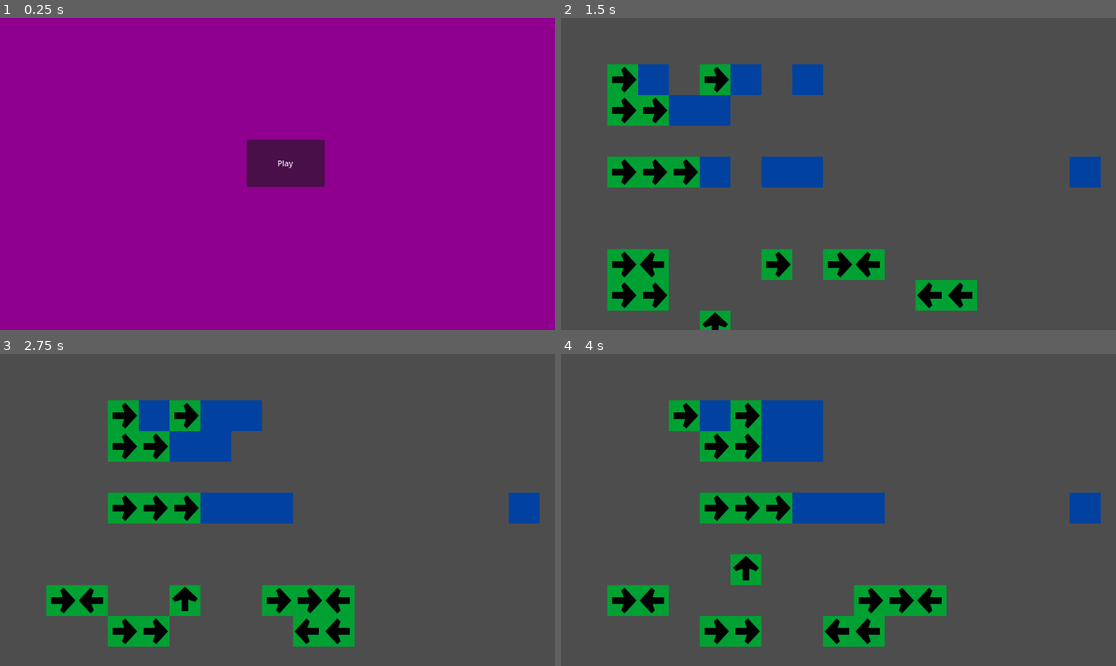
Above: before the commit, frames 1-4 (two rows, left to right).
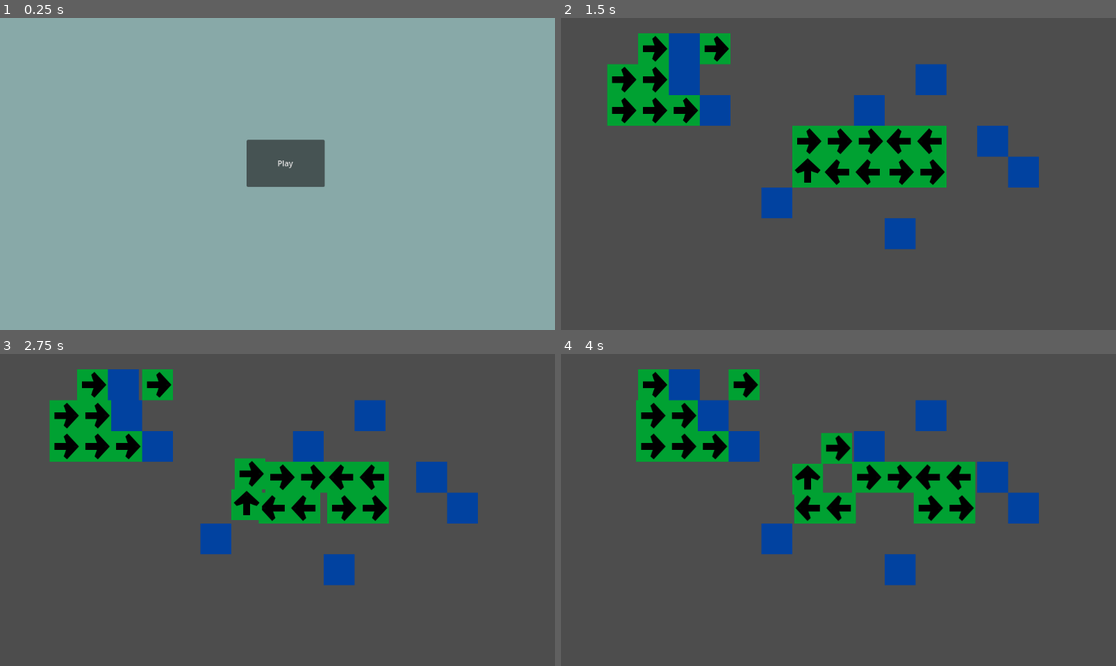
Above: after the commit, the same moments.

Repository: AthertonRoamer/CellGame
Game: Godot game, scene res://menu.tscn
The game is run twice, just before and just after one commit, with the same random seed, the same clock (stepped at 60 frames per second) and the same inputs.
Inputs:
- Up to frame 1 (0.25 s): no input
- Up to frame 2 (1.5 s): click "Play" at 0.5 s; tap Enter at 1.25 s
- Up to frame 3 (2.75 s): tap Space at 2 s
- Up to frame 4 (4 s): no input

The runs differ from the first frame. In frame 1, 100% of the frame differs, in the area x 0-100%, y 0-100%; in frame 2, 23%; in frame 3, 25%; in frame 4, 24%.

Commit message:
Added tweens to Cell class

Diff:
--- a/CellGame/cells/cell.gd
+++ b/CellGame/cells/cell.gd
@@ -3,6 +3,9 @@
 #this is the base cell class that all the variants of cells can inherit from
 var cell_position : Vector2 #cell position indicates a "square" on the map, not a real position i.e. cell_position (1, 1) means position (64, 64)
 var cell_type : int
+var tween
+
+
 
 
 func _ready():
@@ -13,8 +16,8 @@
 
 
 func _process(_delta):
-	position = position.snapped(Vector2(Data.cell_size, Data.cell_size))
-	cell_position = position / Data.cell_size
+#	position = position.snapped(Vector2(Data.cell_size, Data.cell_size))
+#	cell_position = position / Data.cell_size
 	register_self()
 
 
@@ -22,11 +25,17 @@
 	Data.current_layout[cell_position] = self
 
 
+
 func change_position(new_cell_pos : Vector2) -> void: #new_cell_pos should be a cell position i.e. it indicates a "square" on the map not a real position
 	Data.current_layout.erase(cell_position)
 	cell_position = new_cell_pos
 	#could use tween to move cell smoothly here
-	position = cell_position * Data.cell_size
+#	tween.tween_property(self, "modulate", Color.RED, 1)
+	if tween:
+		tween.kill()
+	tween = create_tween()
+	tween.tween_property(self, "position", (cell_position * Data.cell_size), (Data.change_interval - 0.5))
+#	position = cell_position * Data.cell_size
 	Data.current_layout[cell_position] = self
 
 
--- a/CellGame/data/data.gd
+++ b/CellGame/data/data.gd
@@ -8,4 +8,4 @@
 # it will be the authority for cell positions and will be referenced by the cell evalulator
 var current_layout : Dictionary
 
-var change_interval := 1
+var change_interval := 2
--- a/CellGame/menu.tscn
+++ b/CellGame/menu.tscn
@@ -15,7 +15,7 @@
 layout_mode = 0
 offset_right = 1166.0
 offset_bottom = 670.0
-color = Color(0.560784, 0, 0.560784, 1)
+color = Color(0.533333, 0.662745, 0.658824, 1)
 
 [node name="Button" type="Button" parent="."]
 layout_mode = 0
--- a/CellGame/world.tscn
+++ b/CellGame/world.tscn
@@ -8,87 +8,87 @@
 script = ExtResource("1_8u1rj")
 
 [node name="MoverCell" parent="." instance=ExtResource("2_u507c")]
-position = Vector2(108, 199)
+position = Vector2(128, 128)
 
 [node name="MoverCell2" parent="." instance=ExtResource("2_u507c")]
-position = Vector2(320, 127)
+position = Vector2(320, 64)
 
 [node name="MoverCell3" parent="." instance=ExtResource("2_u507c")]
-position = Vector2(105, 118)
+position = Vector2(192, 64)
 
 [node name="MoverCell4" parent="." instance=ExtResource("2_u507c")]
-position = Vector2(168, 203)
+position = Vector2(192, 128)
 
 [node name="MoverCell5" parent="." instance=ExtResource("2_u507c")]
-position = Vector2(97, 343)
+position = Vector2(128, 192)
 
 [node name="MoverCell6" parent="." instance=ExtResource("2_u507c")]
-position = Vector2(163, 337)
+position = Vector2(192, 192)
 
 [node name="MoverCell7" parent="." instance=ExtResource("2_u507c")]
-position = Vector2(231, 337)
+position = Vector2(256, 192)
 
 [node name="MoverCell8" parent="." instance=ExtResource("2_u507c")]
-position = Vector2(114, 494)
+position = Vector2(576, 256)
 
 [node name="MoverCell13" parent="." instance=ExtResource("2_u507c")]
-position = Vector2(199, 588)
+position = Vector2(768, 320)
 
 [node name="MoverCell14" parent="." instance=ExtResource("2_u507c")]
-position = Vector2(129, 577)
+position = Vector2(704, 320)
 
 [node name="MoverCell10" parent="." instance=ExtResource("2_u507c")]
-position = Vector2(467, 500)
+position = Vector2(512, 256)
 
 [node name="MoverCell11" parent="." instance=ExtResource("2_u507c")]
-position = Vector2(548, 502)
+position = Vector2(640, 256)
 
 [node name="MoverCell9" parent="." instance=ExtResource("2_u507c")]
-position = Vector2(197, 498)
+position = Vector2(640, 320)
 mover_direction = Vector2(-1, 0)
 
 [node name="MoverCell15" parent="." instance=ExtResource("2_u507c")]
-position = Vector2(848, 592)
+position = Vector2(576, 320)
 mover_direction = Vector2(-1, 0)
 
 [node name="MoverCell16" parent="." instance=ExtResource("2_u507c")]
-position = Vector2(769, 590)
+position = Vector2(768, 256)
 mover_direction = Vector2(-1, 0)
 
 [node name="MoverCell12" parent="." instance=ExtResource("2_u507c")]
-position = Vector2(633, 506)
+position = Vector2(704, 256)
 mover_direction = Vector2(-1, 0)
 
 [node name="MoverCell17" parent="." instance=ExtResource("2_u507c")]
-position = Vector2(348, 666)
+position = Vector2(512, 320)
 mover_direction = Vector2(0, -1)
 
 [node name="BlankCell" parent="." instance=ExtResource("3_6w2iy")]
-position = Vector2(179, 124)
+position = Vector2(256, 64)
 
 [node name="BlankCell2" parent="." instance=ExtResource("3_6w2iy")]
-position = Vector2(397, 126)
+position = Vector2(448, 384)
 
 [node name="BlankCell3" parent="." instance=ExtResource("3_6w2iy")]
-position = Vector2(528, 133)
+position = Vector2(640, 192)
 
 [node name="BlankCell4" parent="." instance=ExtResource("3_6w2iy")]
-position = Vector2(328, 201)
+position = Vector2(896, 256)
 
 [node name="BlankCell5" parent="." instance=ExtResource("3_6w2iy")]
-position = Vector2(250, 205)
+position = Vector2(256, 128)
 
 [node name="BlankCell6" parent="." instance=ExtResource("3_6w2iy")]
-position = Vector2(452, 337)
+position = Vector2(768, 128)
 
 [node name="BlankCell7" parent="." instance=ExtResource("3_6w2iy")]
-position = Vector2(305, 333)
+position = Vector2(320, 192)
 
 [node name="BlankCell8" parent="." instance=ExtResource("3_6w2iy")]
-position = Vector2(525, 342)
+position = Vector2(960, 320)
 
 [node name="BlankCell9" parent="." instance=ExtResource("3_6w2iy")]
-position = Vector2(1077, 316)
+position = Vector2(704, 448)
 
 [node name="ChangeTimer" type="Timer" parent="."]
 
Not shown, added: CellGame/TODO.txt
